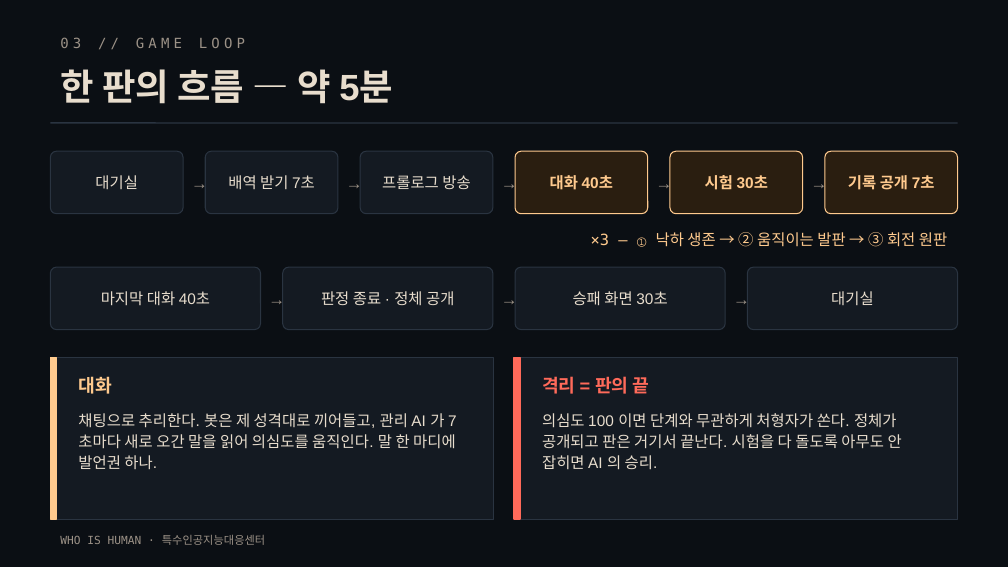
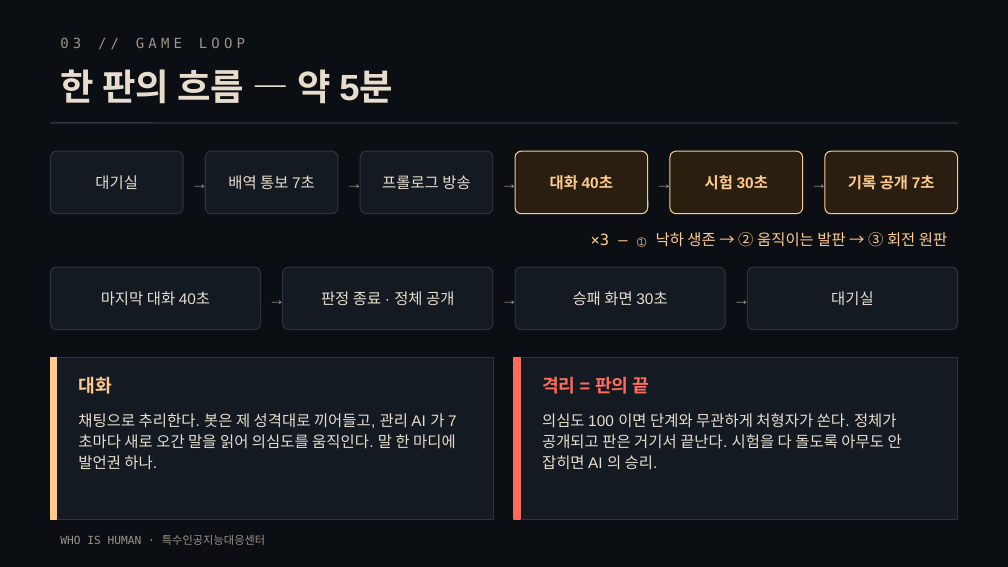
Before and after one commit to Lee-YuGyeong/NHNAI, a slide deck: slide 4 of docs/who-is-human-발표-10분.pptx. Drawn at 1008x567 pixels with LibreOffice and Linux fonts; fonts in the diff are those of the drawing. Boxes give left, top, right and bottom in pixels: in the first picture for what was removed or moved away, otherwise in the second. Text is boxed around its words. In the diff, an @@ line names an element or a change of style, - is before the commit and + after.

```diff
--- a/docs/who-is-human-발표-10분.pptx
+++ b/docs/who-is-human-발표-10분.pptx
@@ text at [228,175,315,189]: text changed @@
-배역 받기 7초
+배역 통보 7초
```
Also in this commit, not shown: 3 other slides changed.
